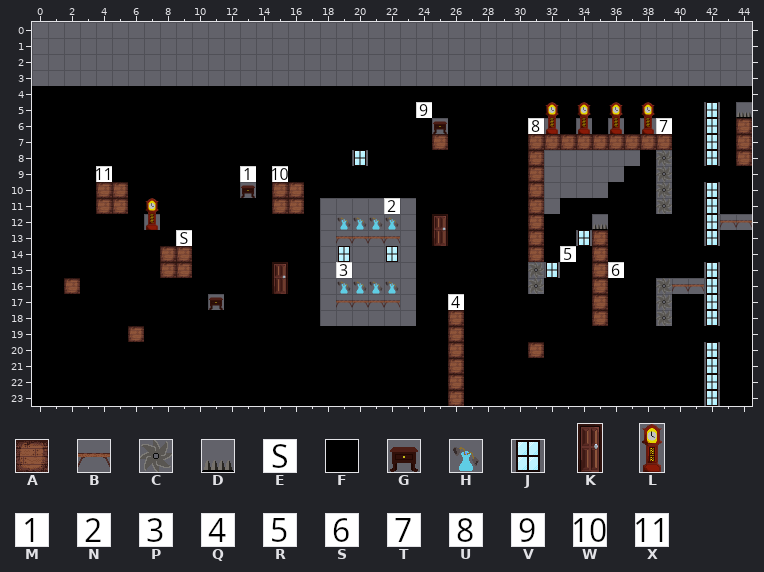
Tiled map -- editor/Void.tmx. That is the earlier state.
Cells are 32x32 px. Shown: x 0..44, y 0..23. Tiles whose own drawing changed are shown in their newer look in all pictures. The old version is drawn lined up with the new one.
Key: from "Base": A 1 "block", B 2 "plat", C 3 "saw", D 4 "spikes", E 5 "s", F 6 "noJar", G 20 "drawer", H 21 "vase", J 22 "window", K 23 "door", L 24 "clock", M 100 "1", N 101 "2", P 102 "3", Q 103 "4", R 104 "5", S 105 "6", T 106 "7", U 107 "8", V 108 "9", W 109 "10", X 110 "11".
_ is an empty cell.
Layer "Tile Layer 1" before, first column x 0:
 0 _____________________________________________
 1 _____________________________________________
 2 _____________________________________________
 3 _____________________________________________
 4 FFFFFFFFFFFFFFFFFFFFFFFFFFFFFFFFFFFFFFFFFFFFF
 5 FFFFFFFFFFFFFFFFFFFFFFFFVFFFFFFFFFFFFFFFFFJFD
 6 FFFFFFFFFFFFFFFFFFFFFFFFFGFFFFFULFLFLFLTFFJFA
 7 FFFFFFFFFFFFFFFFFFFFFFFFFAFFFFFAAAAAAAAAFFJFA
 8 FFFFFFFFFFFFFFFFFFFFJFFFFFFFFFFA______FCFFJFA
 9 FFFFXFFFFFFFFMFWFFFFFFFFFFFFFFFA_____FFCFFFFF
10 FFFFAAFFFFFFFGFAAFFFFFFFFFFFFFFA____FFFCFFJFF
11 FFFFAAFFFFFFFFFAAF____N_FFFFFFFA_FFFFFFCFFJFF
12 FFFFFFFLFFFFFFFFFF_HHHH_FFFFFFFAFFFDFFFFFFJBB
13 FFFFFFFFFEFFFFFFFF_BBBB_FKFFFFFAFFJAFFFFFFJFF
14 FFFFFFFFAAFFFFFFFF_J__J_FFFFFFFAFRFAFFFFFFFFF
15 FFFFFFFFAAFFFFFFFF_P____FFFFFFFCJFFASFFFFFJFF
16 FFAFFFFFFFFFFFFKFF_HHHH_FFFFFFFCFFFAFFFCBBJFF
17 FFFFFFFFFFFGFFFFFF_BBBB_FFQFFFFFFFFAFFFCFFJFF
18 FFFFFFFFFFFFFFFFFF______FFAFFFFFFFFAFFFCFFJFF
19 FFFFFFAFFFFFFFFFFFFFFFFFFFAFFFFFFFFFFFFFFFFFF
20 FFFFFFFFFFFFFFFFFFFFFFFFFFAFFFFAFFFFFFFFFFJFF
21 FFFFFFFFFFFFFFFFFFFFFFFFFFAFFFFFFFFFFFFFFFJFF
22 FFFFFFFFFFFFFFFFFFFFFFFFFFAFFFFFFFFFFFFFFFJFF
23 FFFFFFFFFFFFFFFFFFFFFFFFFFAFFFFFFFFFFFFFFFJFF
Now the later version:
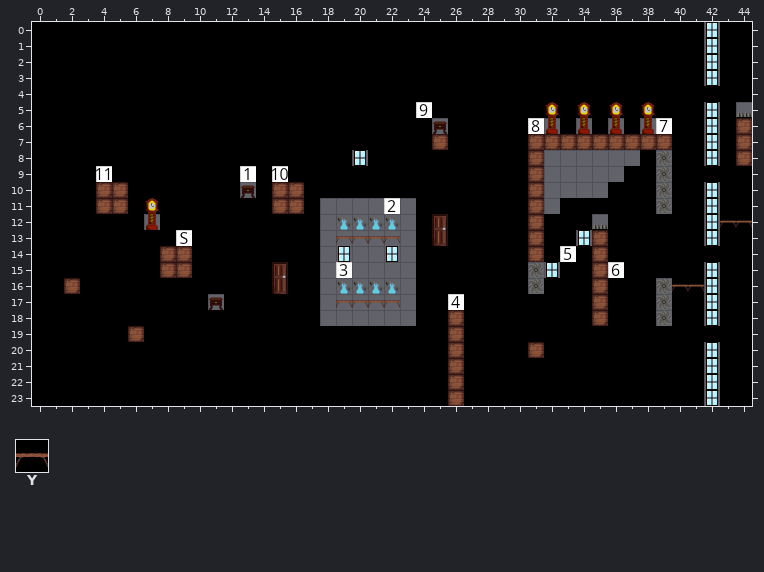
Further tiles: from "Base": Y 25 "platDark".
The edit:
Changed rows in their new state; . is an unchanged cell.
map size 45x20 -> 45x24 cells (old content now starts at 0,4; both pictures use the new coordinates)
Layer "Tile Layer 1":
first column x 0:
 0 FFFFFFFFFFFFFFFFFFFFFFFFFFFFFFFFFFFFFFFFFFJFF
 1 FFFFFFFFFFFFFFFFFFFFFFFFFFFFFFFFFFFFFFFFFFJFF
 2 FFFFFFFFFFFFFFFFFFFFFFFFFFFFFFFFFFFFFFFFFFJFF
 3 FFFFFFFFFFFFFFFFFFFFFFFFFFFFFFFFFFFFFFFFFFJFF
first column x 43:
12 YY
first column x 40:
16 YY
Where, in picture pixels (left, top, right, bottom), the same in both pictures:
added: (32, 22, 752, 86)
changed: (720, 214, 752, 230)
changed: (672, 278, 704, 294)
